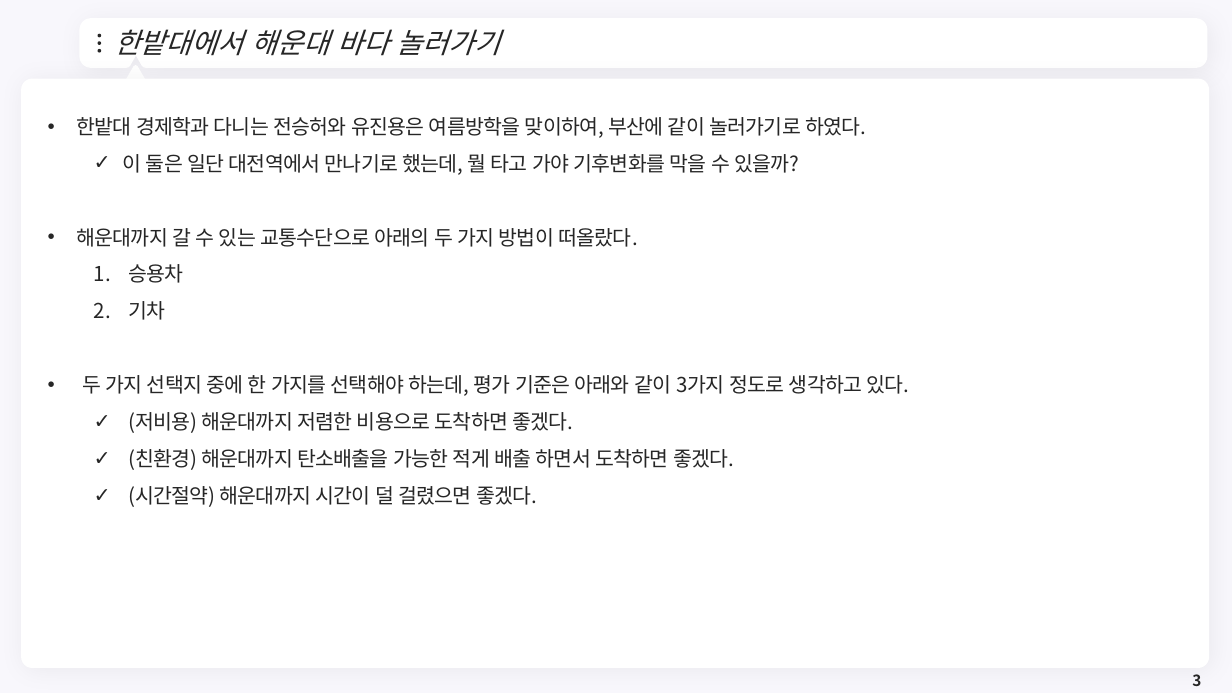
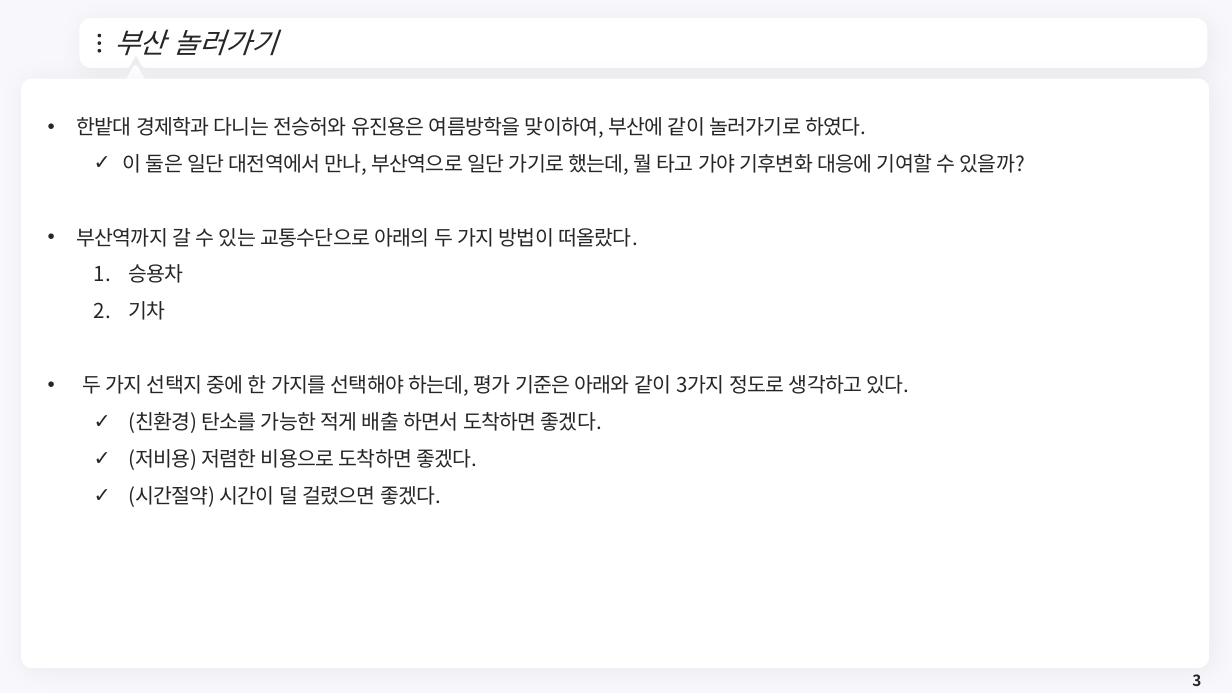
Before and after one commit to meandthey/Teaching, a slide deck: slide 3 of 생활속의 경제/01_Lectures/생활속의 경제_(에너지경제)_2.pptx. Drawn at 1232x693 pixels with LibreOffice and Linux fonts; fonts in the diff are those of the drawing; background and template pictures are left out. Boxes give left, top, right and bottom in pixels: in the first picture for what was removed or moved away, otherwise in the second. Text is boxed around its words. In the diff, an @@ line names an element or a change of style, - is before the commit and + after.

```diff
--- a/생활속의 경제/01_Lectures/생활속의 경제_(에너지경제)_2.pptx
+++ b/생활속의 경제/01_Lectures/생활속의 경제_(에너지경제)_2.pptx
@@ title at box(114, 29, 278, 56): text changed @@
-한밭대에서 해운대 바다 놀러가기
+부산 놀러가기
@@ text at box(76, 154, 1025, 247): text changed @@
-  ✓ 이 둘은 일단 대전역에서 만나기로 했는데, 뭘 타고 가야 기후변화를 막을 수 있을까?
-• 해운대까지 갈 수 있는 교통수단으로 아래의 두 가지 방법이 떠올랐다.
+  ✓ 이 둘은 일단 대전역에서 만나, 부산역으로 일단 가기로 했는데, 뭘 타고 가야 기후변화 대응에 기여할 수 있을까?
+• 부산역까지 갈 수 있는 교통수단으로 아래의 두 가지 방법이 떠올랐다.
@@ text at box(128, 412, 602, 507): text changed @@
-  ✓ (저비용) 해운대까지 저렴한 비용으로 도착하면 좋겠다.
-  ✓ (친환경) 해운대까지 탄소배출을 가능한 적게 배출 하면서 도착하면 좋겠다.
-  ✓ (시간절약) 해운대까지 시간이 덜 걸렸으면 좋겠다.
+  ✓ (친환경) 탄소를 가능한 적게 배출 하면서 도착하면 좋겠다.
+  ✓ (저비용) 저렴한 비용으로 도착하면 좋겠다.
+  ✓ (시간절약) 시간이 덜 걸렸으면 좋겠다.
```
Also in this commit, not shown: 15 other slides changed, 10 other files.
